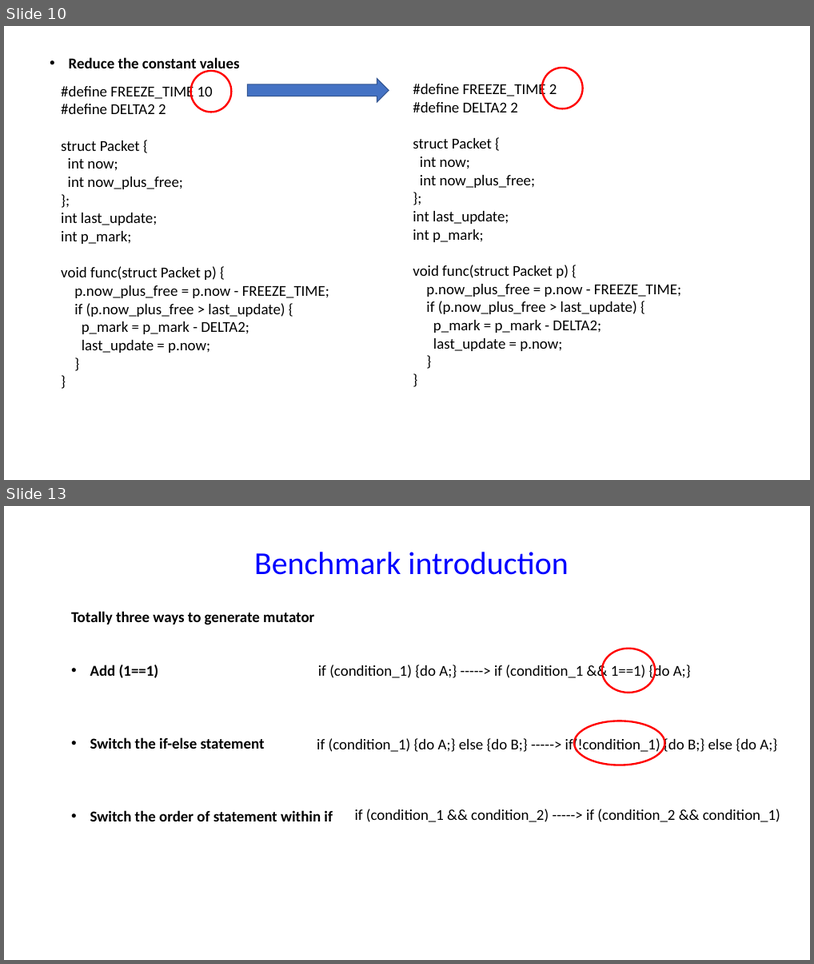
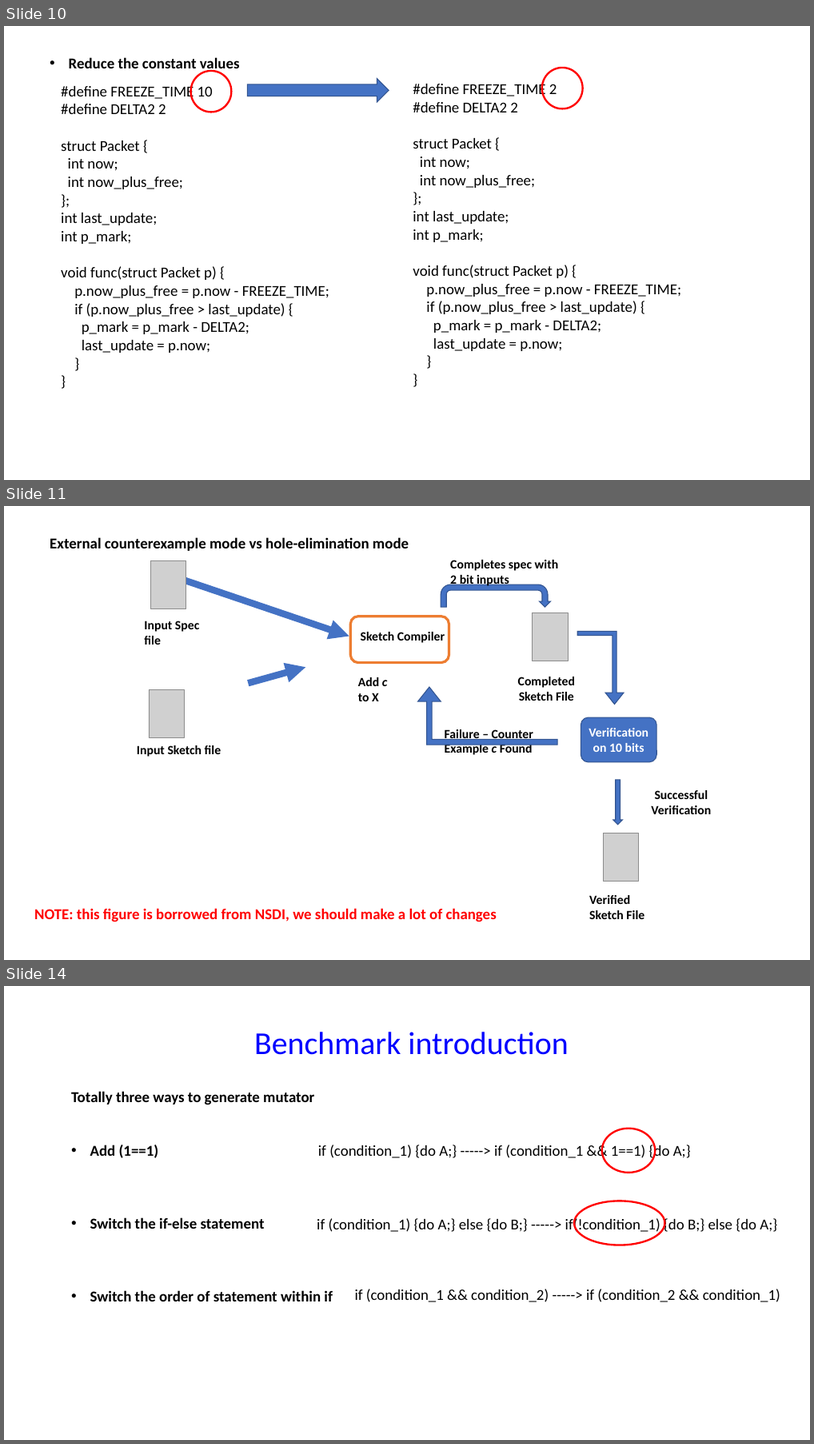
Before and after one commit to chipmunk-project/chipmunk_talk, a slide deck: HotNets_talk.pptx. Shown one above the other, each under a label of ours: slides 10 and 13 before the commit, slides 10, 11 and 14 after it; the slides between them are not shown. The pictures are 814x964 and 814x1444 pixels, drawn with LibreOffice and Linux fonts; fonts in the diff are those of the drawing; grey boxes stand for pictures. Boxes give left, top, right and bottom in pixels: in the first picture for what was removed or moved away, otherwise in the second. Text is boxed around its words. In the diff, an @@ line names an element or a change of style, - is before the commit and + after.

Commit message:
Add figures to gradual search for stateless ALU and cex mode

```diff
--- a/HotNets_talk.pptx
+++ b/HotNets_talk.pptx
@@ slide 11 added at bbox=[4, 506, 810, 960], background #FFFFFF @@
@@ text added at bbox=[50, 537, 409, 551], 18 pt, text #000000, bold @@
+External counterexample mode vs hole-elimination mode
@@ picture added at bbox=[150, 560, 186, 609] @@
@@ text added at bbox=[450, 560, 558, 588], 15 pt, text #000000, bold @@
+Completes spec with 2 bit inputs
@@ arrow added from (185, 580) to (350, 636), #4472C4 8 pt @@
@@ uturn arrow added at bbox=[442, 584, 551, 607], fill #4472C4, outline #325491 1 pt @@
@@ text added at bbox=[144, 620, 199, 644], 15 pt, text #000000, bold @@
+Input Spec file
@@ rounded rectangle added at bbox=[350, 616, 450, 663], outline #ED7D31 3 pt @@
@@ picture added at bbox=[533, 612, 569, 661] @@
@@ text added at bbox=[361, 632, 445, 643], 15 pt, text #000000, bold @@
+Sketch Compiler
@@ bent up arrow added at bbox=[578, 632, 624, 704], fill #4472C4, outline #325491 1 pt @@
@@ arrow added from (249, 684) to (306, 667), #4472C4 8 pt @@
@@ picture added at bbox=[149, 689, 184, 738] @@
@@ text added at bbox=[358, 677, 387, 701], 15 pt, text #000000, bold @@
+Add c to X
@@ bent up arrow added at bbox=[418, 687, 558, 744], fill #4472C4, outline #325491 1 pt @@
@@ text added at bbox=[518, 676, 575, 700], 15 pt, text #000000, bold @@
+Completed Sketch File
@@ rounded rectangle added at bbox=[581, 717, 658, 762], fill #4472C4, outline #325491 1 pt, 15 pt, text #FFFFFF, bold @@
+Verification on 10 bits
@@ text added at bbox=[137, 745, 222, 756], 15 pt, text #000000, bold @@
+Input Sketch file
@@ text added at bbox=[445, 729, 534, 756], 15 pt, text #000000, bold @@
+Failure – Counter Example c Found
@@ down arrow added at bbox=[614, 780, 623, 824], fill #4472C4, outline #325491 1 pt @@
@@ text added at bbox=[651, 790, 711, 814], 15 pt, text #000000, bold @@
+Successful Verification
@@ picture added at bbox=[603, 832, 639, 881] @@
@@ text added at bbox=[34, 908, 497, 922], 18 pt, text #FF0000, bold @@
+NOTE: this figure is borrowed from NSDI, we should make a lot of changes
@@ text added at bbox=[590, 895, 645, 919], 15 pt, text #000000, bold @@
+Verified Sketch File
@@ what was slide 13 is now slide 14 @@
```
Also in this commit, not shown: 2 slides changed, 1 other slide added, 1 slide removed.
